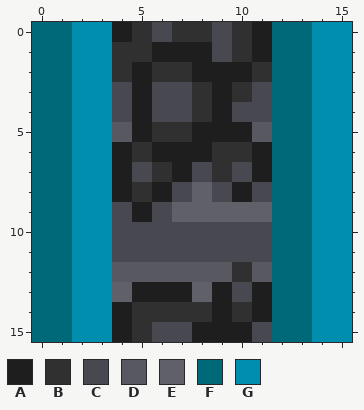
File history of a pixel-art sprite, tiles/oreburgh_south/anim/coal_vertical/03.png. Above is the file before it was changed.
The file is 16x16 pixels.
Palette (. is transparent): A #1e1e1e  B #303030  C #484850  D #585860  E #606068  F #006979  G #008eae
Pixels before, first column x 0:
 0 FFGGABCBBCBAFFGG
 1 FFGGBBAAACBAFFGG
 2 FFGGBABBAAABFFGG
 3 FFGGCACCBABCFFGG
 4 FFGGCACCBACCFFGG
 5 FFGGDABBAAADFFGG
 6 FFGGABAAABBAFFGG
 7 FFGGACBACBCAFFGG
 8 FFGGABACECACFFGG
 9 FFGGCACEEEEEFFGG
10 FFGGCCCCCCCCFFGG
11 FFGGCCCCCCCCFFGG
12 FFGGDDDDDDBDFFGG
13 FFGGEAAAEACAFFGG
14 FFGGABBBBABAFFGG
15 FFGGABCCAAACFFGG
The same view after the edit:
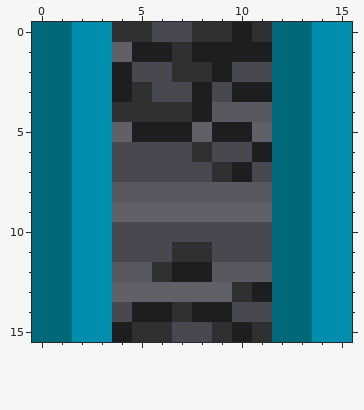
Diff:
The author changed colour B to colour A in row 0 at x 10; in row 1 at x 5 and 10; in row 2 at x 4; in row 3 at x 8 and 10; in row 4 at x 8; in row 5 at x 6 to 7.
The author changed colour B to colour A in row 14 at x 5 to 6 and 8.
The author changed colour C to colour A in row 1 at x 9; in row 3 at x 4 and 11; in row 7 at x 10.
The author changed colour D to colour A in row 12 at x 7 to 8.
The author changed colour A to colour B in row 0 at x 4 and 11; in row 1 at x 7; in row 2 at x 8; in rows 3 to 4 at x 5; in row 6 at x 8; in row 15 at x 9.
The author changed colour C to colour B in row 0 at x 9; in row 4 at x 4 and 6 to 7; in row 11 at x 7 to 8; in row 13 at x 10; in row 15 at x 6 and 11.
The author changed colour D to colour B in row 12 at x 6.
The author changed colour A to colour C in row 2 at x 5 and 10; in row 3 at x 9; in row 6 at x 4 and 6 to 7; in row 7 at x 4, 7 and 11; in row 14 at x 4 and 11; in row 15 at x 8.
The author changed colour B to colour C in row 0 at x 7; in row 2 at x 6 and 11; in row 6 at x 5 and 9 to 10; in row 7 at x 6; in row 14 at x 10.
The author changed colour A to colour D in row 4 at x 9; in row 8 at x 4, 6 and 10.
The author changed colour B to colour D in row 8 at x 5; in row 12 at x 10.
The author changed colour C to colour D in row 4 at x 10 to 11; in row 8 at x 7, 9 and 11.
The author changed colour E to colour D in row 8 at x 8.
The author changed colour A to colour E in row 5 at x 8; in row 9 at x 5; in row 13 at x 5 to 7 and 9.
The author changed colour B to colour E in row 1 at x 4.
The author changed colour C to colour E in row 9 at x 4 and 6.
The author changed colour D to colour E in row 5 at x 4 and 11.
Changed places in both pictures, as pixel boxes (x1, y1, x2, y2):
changed: (112, 22, 272, 342)
